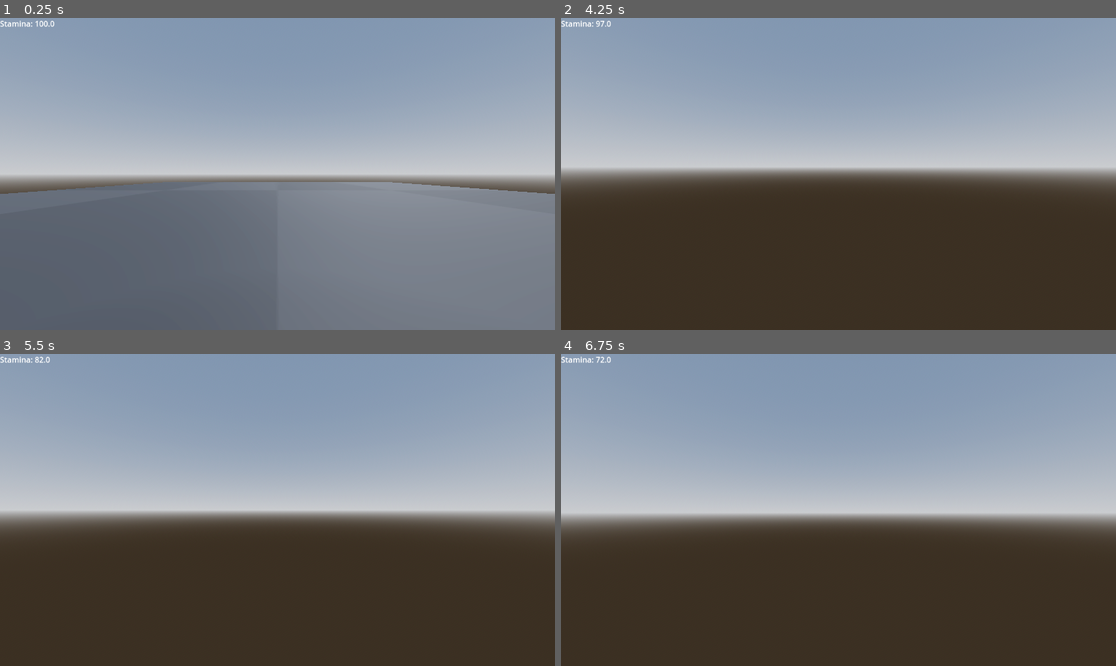
Above: before the commit, frames 1-4 (two rows, left to right).
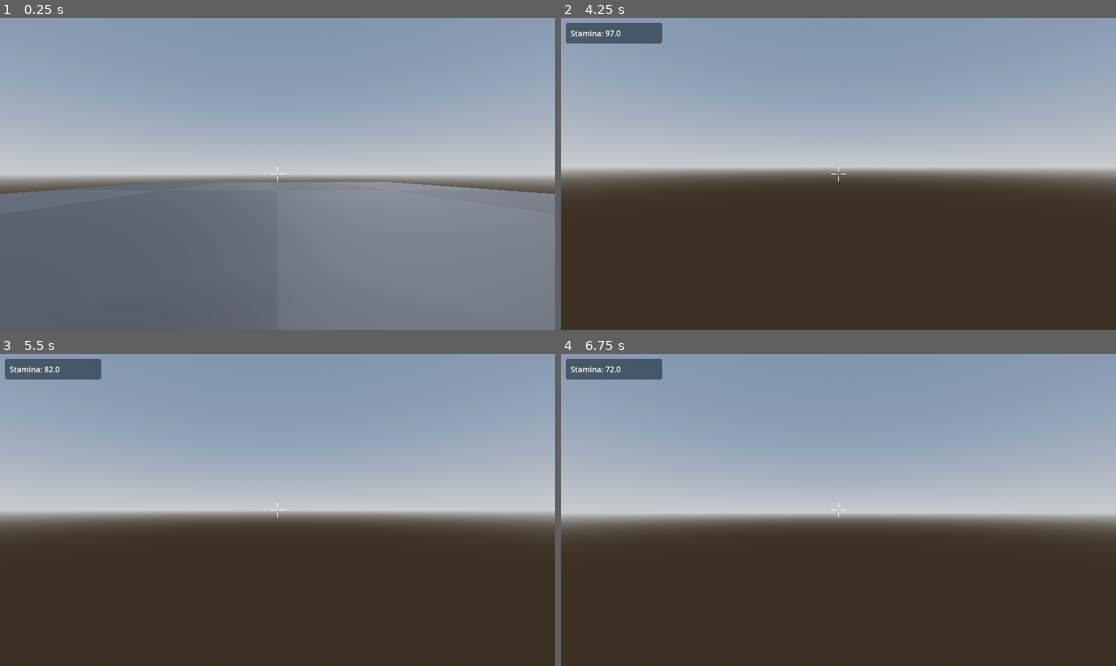
Above: after the commit, the same moments.

Repository: sushisoup867/DTAS-2
Game: Godot game, scene res://scenes/World.tscn
Same seed, same stepped clock (60 frames per second), same inputs: the game is played once before the commit and once after it. The project has no main scene, so this scene is started directly.
Inputs (mouse positions are in pixels of both pictures, inside the frame that each line leads up to):
- Up to frame 1 (0.25 s): no input
- Up to frame 2 (4.25 s): tap Enter at 0.5, 3.5 s; move the mouse to (866, 174) at 0.52 s; hold W (move_forward) from 0.53 s (still down); tap Shift (dash) every 0.75 s from 0.6 to 3.6 s; click (866, 174) at 0.67 s; tap Space (jump) at 0.77, 1.52, 2.75, 3.02, 3.77 s; move the mouse to (810, 174) at 1.27 s; click (810, 174) at 1.42 s; move the mouse to (849, 167) at 2.02 s; click (849, 167) at 2.17 s; move the mouse to (832, 180) at 2.77 s; click (832, 180) at 2.92 s; move the mouse to (877, 177) at 3.52 s; click (877, 177) at 3.67 s; tap ` (debug_menu, bound only after the commit) at 4.15 s
- Up to frame 3 (5.5 s): keep holding W (move_forward); move the mouse to (233, 506) at 4.27 s; tap Shift (dash) at 4.35, 5.1 s; click (233, 506) at 4.42 s; tap Space (jump) at 4.52, 5 s; move the mouse to (283, 510) at 5.02 s; click (283, 510) at 5.17 s
- Up to frame 4 (6.75 s): move the mouse to (816, 503) at 5.77 s; release W (move_forward) at 5.78 s; hold D (strafe_right) 5.78-6.53 s; tap Shift (dash) at 5.85, 6.6 s; click (816, 503) at 5.92 s; tap Space (jump) at 6.02 s; tap Enter at 6.5 s; move the mouse to (866, 510) at 6.52 s; hold W (move_forward) from 6.53 s (still down); click (866, 510) at 6.67 s

The runs differ from the first frame. In frame 1, 0.1% of the frame differs, in the area x 0-52%, y 0-53%; in frame 2, 1.2%; in frame 3, 1.2%; in frame 4, 1.2%.

Commit message:
Simple state machine and debug menu

Diff:
--- a/dtas-2/project.godot
+++ b/dtas-2/project.godot
@@ -13,6 +13,10 @@
 config/name="DTAS 2"
 config/features=PackedStringArray("4.4", "Forward Plus")
 config/icon="res://icon.svg"
+
+[autoload]
+
+Global="*res://scripts/Global.gd"
 
 [input]
 
@@ -56,3 +60,8 @@
 "events": [Object(InputEventKey,"resource_local_to_scene":false,"resource_name":"","device":-1,"window_id":0,"alt_press …(195 unchanged characters)…
 ]
 }
+debug_menu={
+"deadzone": 0.2,
+"events": [Object(InputEventKey,"resource_local_to_scene":false,"resource_name":"","device":-1,"window_id":0,"alt_pressed":false,"shift_pressed":false,"ctrl_pressed":false,"meta_pressed":false,"pressed":false,"keycode":0,"physical_keycode":96,"key_label":0,"unicode":96,"location":0,"echo":false,"script":null)
+]
+}
--- a/dtas-2/scenes/HUD.tscn
+++ /dev/null
@@ -1,17 +0,0 @@
-[gd_scene load_steps=2 format=3 uid="uid://d26ib4t08l8uo"]
-
-[ext_resource type="Script" uid="uid://bqgwluppag0pl" path="res://scripts/HUD.gd" id="1_qpvh6"]
-
-[node name="HUD" type="Control"]
-layout_mode = 3
-anchors_preset = 15
-anchor_right = 1.0
-anchor_bottom = 1.0
-grow_horizontal = 2
-grow_vertical = 2
-script = ExtResource("1_qpvh6")
-
-[node name="DEBUG" type="Label" parent="."]
-layout_mode = 0
-offset_right = 171.0
-offset_bottom = 61.0
--- a/dtas-2/scenes/World.tscn
+++ b/dtas-2/scenes/World.tscn
@@ -1,7 +1,6 @@
-[gd_scene load_steps=8 format=3 uid="uid://so2y2ftds3wx"]
+[gd_scene load_steps=7 format=3 uid="uid://so2y2ftds3wx"]
 
 [ext_resource type="Texture2D" uid="uid://dxfibk4f78j5b" path="res://assets/kenney_prototype-textures/PNG/Dark/texture_08.png" id="1_kqs1s"]
-[ext_resource type="PackedScene" uid="uid://d26ib4t08l8uo" path="res://scenes/HUD.tscn" id="2_7g83o"]
 [ext_resource type="PackedScene" uid="uid://i1a7ibay4x5f" path="res://scenes/player.tscn" id="2_32lhk"]
 
 [sub_resource type="ProceduralSkyMaterial" id="ProceduralSkyMaterial_32lhk"]
@@ -36,10 +35,6 @@
 [node name="WorldEnvironment" type="WorldEnvironment" parent="env"]
 environment = SubResource("Environment_d1c63")
 
-[node name="CanvasLayer" type="CanvasLayer" parent="."]
-
-[node name="HUD" parent="CanvasLayer" instance=ExtResource("2_7g83o")]
-
 [node name="stage" type="Node3D" parent="."]
 
 [node name="CSGBox3D" type="CSGBox3D" parent="stage"]
--- a/dtas-2/scenes/player.tscn
+++ b/dtas-2/scenes/player.tscn
@@ -1,6 +1,12 @@
-[gd_scene load_steps=3 format=3 uid="uid://i1a7ibay4x5f"]
+[gd_scene load_steps=9 format=3 uid="uid://i1a7ibay4x5f"]
 
 [ext_resource type="Script" uid="uid://bojputnjtyr68" path="res://scripts/playerController.gd" id="1_3vyb7"]
+[ext_resource type="Script" uid="uid://bsg4xlcco7jed" path="res://scripts/the_mimic.gd" id="2_g2els"]
+[ext_resource type="Script" uid="uid://b6rfxsjx0kpch" path="res://scripts/States/idle_player_state.gd" id="3_qhqgy"]
+[ext_resource type="Script" uid="uid://b8q0qwp0551jv" path="res://scripts/States/walking_player_state.gd" id="4_dqkch"]
+[ext_resource type="Script" uid="uid://b0p72ss360xso" path="res://scripts/reticle.gd" id="5_qlg0r"]
+[ext_resource type="Theme" uid="uid://cv6t6wmo6r1to" path="res://ui/themes/debug_panel.tres" id="6_tuyoq"]
+[ext_resource type="Script" uid="uid://clmhie1uh2e77" path="res://scripts/debug_panel.gd" id="7_fjrip"]
 
 [sub_resource type="CapsuleShape3D" id="CapsuleShape3D_u8vuu"]
 
@@ -24,11 +30,68 @@
 wait_time = 0.1
 autostart = true
 
-[node name="TheMimic" type="Node" parent="."]
+[node name="TheMimic" type="Node" parent="." node_paths=PackedStringArray("current_state")]
+script = ExtResource("2_g2els")
+current_state = NodePath("IdlePlayerState")
 
 [node name="IdlePlayerState" type="Node" parent="TheMimic"]
+script = ExtResource("3_qhqgy")
 
 [node name="WalkingPlayerState" type="Node" parent="TheMimic"]
+script = ExtResource("4_dqkch")
+
+[node name="UI" type="Control" parent="."]
+layout_mode = 3
+anchors_preset = 15
+anchor_right = 1.0
+anchor_bottom = 1.0
+grow_horizontal = 2
+grow_vertical = 2
+mouse_filter = 1
+
+[node name="Reticle" type="CenterContainer" parent="UI"]
+layout_mode = 1
+anchors_preset = 8
+anchor_left = 0.5
+anchor_top = 0.5
+anchor_right = 0.5
+anchor_bottom = 0.5
+grow_horizontal = 2
+grow_vertical = 2
+script = ExtResource("5_qlg0r")
+
+[node name="Top" type="Line2D" parent="UI/Reticle"]
+points = PackedVector2Array(0, -5, 0, -15)
+width = 2.0
+
+[node name="Right" type="Line2D" parent="UI/Reticle"]
+points = PackedVector2Array(5, 0, 15, 0)
+width = 2.0
+
+[node name="Bottom" type="Line2D" parent="UI/Reticle"]
+points = PackedVector2Array(0, 5, 0, 15)
+width = 2.0
+
+[node name="Left" type="Line2D" parent="UI/Reticle"]
+points = PackedVector2Array(-5, 0, -15, 0)
+width = 2.0
+
+[node name="DebugPanel" type="PanelContainer" parent="UI"]
+custom_minimum_size = Vector2(200, 0)
+layout_mode = 0
+offset_left = 10.0
+offset_top = 10.0
+offset_right = 210.0
+offset_bottom = 50.0
+theme = ExtResource("6_tuyoq")
+script = ExtResource("7_fjrip")
+
+[node name="MarginContainer" type="MarginContainer" parent="UI/DebugPanel"]
+layout_mode = 2
+
+[node name="VBoxContainer" type="VBoxContainer" parent="UI/DebugPanel/MarginContainer"]
+unique_name_in_owner = true
+layout_mode = 2
 
 [connection signal="timeout" from="DashTimer" to="." method="_on_dash_timer_timeout"]
 [connection signal="timeout" from="StaminaTimer" to="." method="_on_stamina_timer_timeout"]
--- /dev/null
+++ b/dtas-2/scripts/Global.gd
@@ -0,0 +1,3 @@
+extends Node
+
+var player
--- /dev/null
+++ b/dtas-2/scripts/States/idle_player_state.gd
@@ -0,0 +1,7 @@
+class_name IdlePlayerState
+
+extends State
+
+func update(delta):
+	if Global.player.velocity.length() > 0.0:
+		transition.emit("WalkingPlayerState")
--- /dev/null
+++ b/dtas-2/scripts/States/walking_player_state.gd
@@ -0,0 +1,7 @@
+class_name WalkingPlayerState
+
+extends State
+
+func update(delta):
+	if Global.player.velocity.length() == 0.0:
+		transition.emit("PlayerIdleState")
--- /dev/null
+++ b/dtas-2/scripts/debug_panel.gd
@@ -0,0 +1,22 @@
+extends PanelContainer
+@onready var property_container = %VBoxContainer
+var property
+
+# Called when the node enters the scene tree for the first time.
+func _ready() -> void:
+	visible = false
+
+	add_debug_property("Stamina", "0")
+
+func _process(delta):
+	property.text = property.name + ": " + str(Global.player.current_stamina)
+
+func _input(event):
+	if event.is_action_pressed("debug_menu"):
+		visible = !visible
+
+func add_debug_property(title : String, value):
+	property = Label.new()
+	property_container.add_child(property)
+	property.name = title
+	property.text = property.name + value
--- a/dtas-2/scripts/playerController.gd
+++ b/dtas-2/scripts/playerController.gd
@@ -30,6 +30,7 @@
 
 func _ready() -> void:
 	capture_mouse()
+	Global.player = self
 
 # Rotates head and character based on mouse movement
 func _input(event):
--- a/dtas-2/scripts/HUD.gd
+++ b/dtas-2/scripts/reticle.gd
@@ -1,13 +1,17 @@
-extends Control
-@onready var player: CharacterBody3D = $"../../player"
-@onready var debug: Label = $DEBUG
+extends CenterContainer
 
+@export var dot_radius : float = 1.0
+@export var dot_color : Color = Color.WHITE
 
 # Called when the node enters the scene tree for the first time.
 func _ready() -> void:
-	pass # Replace with function body.
+	queue_redraw()
 
 
 # Called every frame. 'delta' is the elapsed time since the previous frame.
 func _process(delta: float) -> void:
-	debug.text = "Stamina: " + str(player.current_stamina)
+	pass
+
+
+func _draw():
+	draw_circle(Vector2(0,0), dot_radius, dot_color)
--- /dev/null
+++ b/dtas-2/scripts/the_mimic.gd
@@ -0,0 +1,30 @@
+class_name TheMimic
+
+extends Node
+
+@export var current_state : State
+var states: Dictionary = {}
+
+func _ready():
+	for child in get_children():
+		if child is State:
+			states[child.name] = child
+			child.transition.connect(on_child_transition)
+		else:
+			push_warning("ayo that's not a state :skull_emoji:")
+
+func _process(delta):
+	current_state.update(delta)
+
+func _physics_process(delta):
+	current_state.physics_update(delta)
+
+func on_child_transition(new_state_name: StringName) -> void:
+	var new_state = states.get(new_state_name)
+	if new_state != null:
+		if new_state != current_state:
+			current_state.exit()
+			new_state.enter()
+			current_state = new_state
+	else:
+		push_warning("tf that's not a state dumbass")
--- /dev/null
+++ b/dtas-2/ui/themes/debug_panel.tres
@@ -0,0 +1,10 @@
+[gd_resource type="Theme" load_steps=2 format=3 uid="uid://cv6t6wmo6r1to"]
+
+[ext_resource type="StyleBox" uid="uid://da3gsnfumfeh8" path="res://ui/themes/debug_style.tres" id="1_6s04e"]
+
+[resource]
+MarginContainer/constants/margin_bottom = 10
+MarginContainer/constants/margin_left = 10
+MarginContainer/constants/margin_right = 10
+MarginContainer/constants/margin_top = 10
+PanelContainer/styles/panel = ExtResource("1_6s04e")
--- /dev/null
+++ b/dtas-2/ui/themes/debug_style.tres
@@ -0,0 +1,8 @@
+[gd_resource type="StyleBoxFlat" format=3 uid="uid://da3gsnfumfeh8"]
+
+[resource]
+bg_color = Color(0.00397867, 0.0491618, 0.0868214, 0.478431)
+corner_radius_top_left = 5
+corner_radius_top_right = 5
+corner_radius_bottom_right = 5
+corner_radius_bottom_left = 5
Not shown, added: dtas-2/scripts/Global.gd.uid
Not shown, removed: dtas-2/scripts/HUD.gd.uid
Not shown, added: dtas-2/scripts/States/idle_player_state.gd.uid
Not shown, added: dtas-2/scripts/States/walking_player_state.gd.uid
Not shown, added: dtas-2/scripts/debug_panel.gd.uid
Not shown, added: dtas-2/scripts/reticle.gd.uid
Not shown, added: dtas-2/scripts/the_mimic.gd.uid
